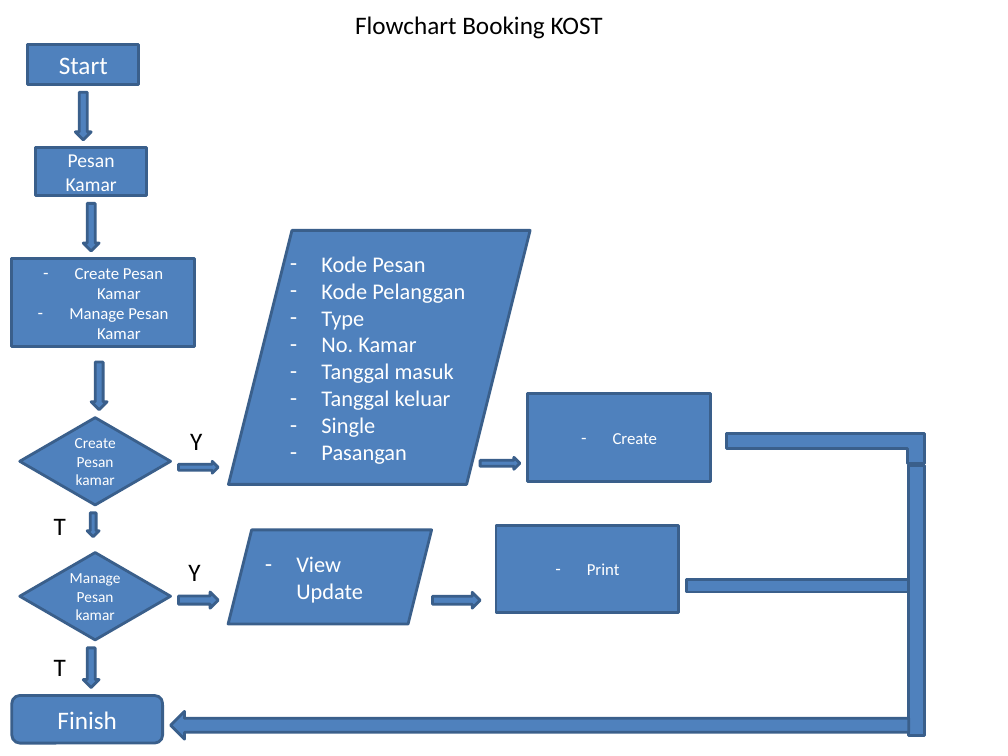
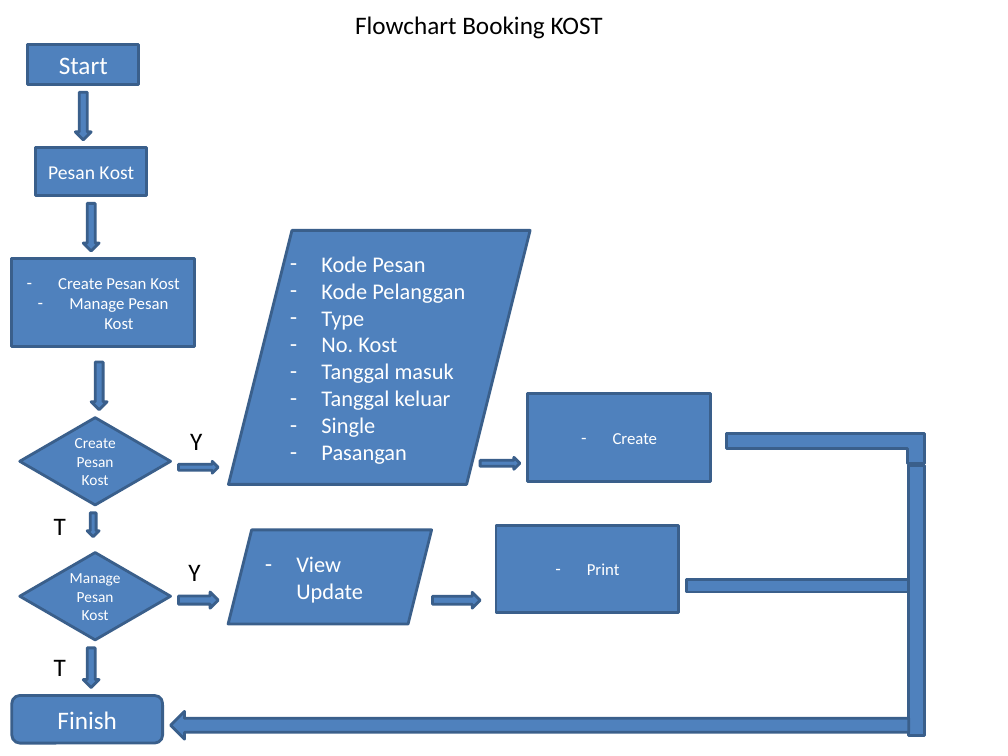
Before and after one commit to muhamadfahrulazis/Kost-Kostan-Online, a slide deck: slide 1 of Document/flowchart booking.pptx. Drawn at 1008x756 pixels with LibreOffice and Linux fonts; fonts in the diff are those of the drawing. Boxes give left, top, right and bottom in pixels: in the first picture for what was removed or moved away, otherwise in the second. Text is boxed around its words. In the diff, an @@ line names an element or a change of style, - is before the commit and + after.

```diff
--- a/Document/flowchart booking.pptx
+++ b/Document/flowchart booking.pptx
@@ text in rectangle at (48,166,134,179): text changed @@
-Pesan Kamar
+Pesan Kost
@@ text in rectangle at (58,278,179,329): text changed @@
-– Create Pesan Kamar
-– Manage Pesan Kamar
+– Create Pesan Kost
+– Manage Pesan Kost
@@ text in parallelogram at (321,337,397,352): text changed @@
-– No. Kamar
+– No. Kost
@@ text in diamond at (75,438,116,485): text changed @@
-Create Pesan kamar
+Create Pesan Kost
@@ text in diamond at (70,573,121,620): text changed @@
-Manage Pesan kamar
+Manage Pesan Kost
```
